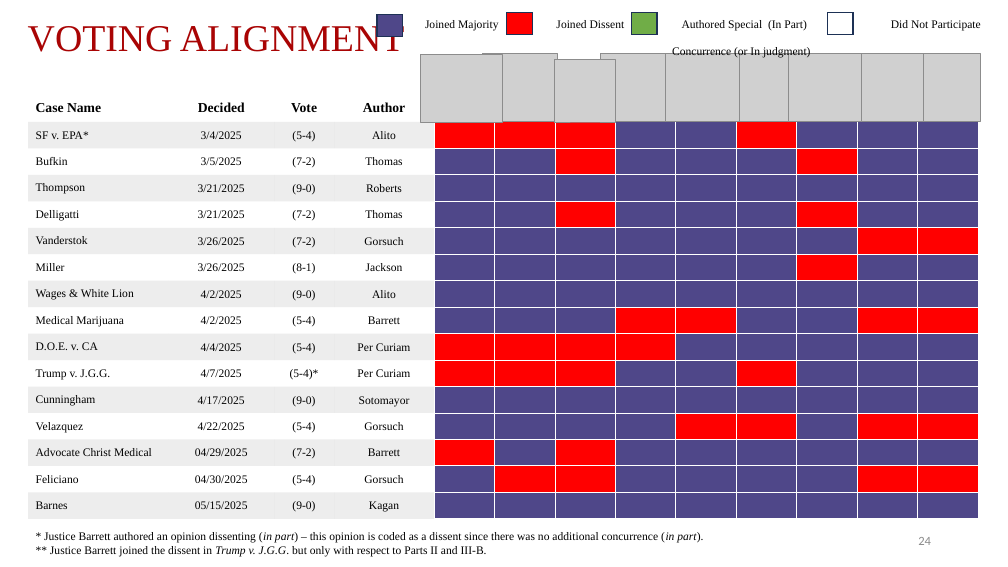
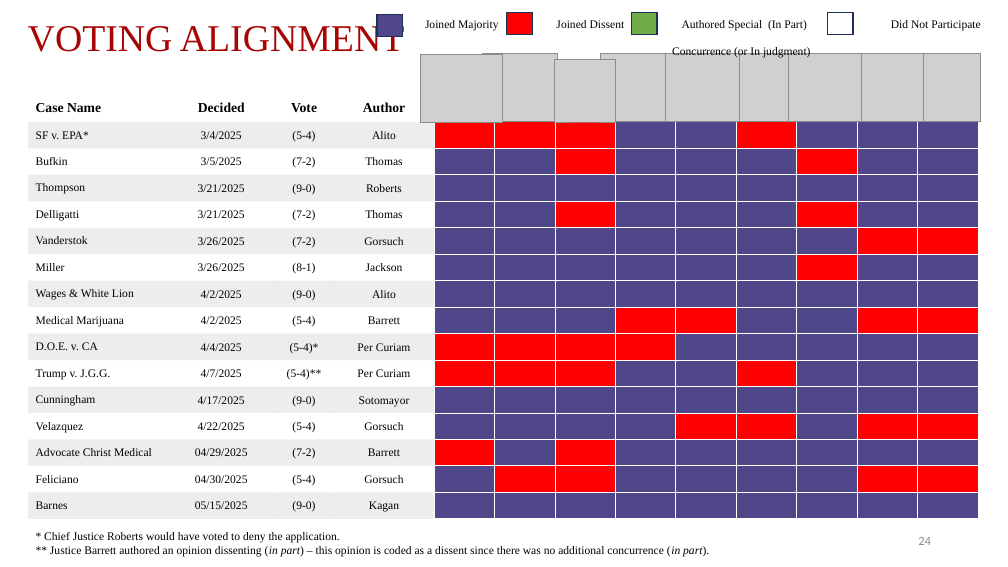
Before and after one commit to JakeTruscott/scotuswatch, a slide deck: slide 24 of Stat Reviews/OT24_StatReview/compilation/SCOTUSBlog/statpack_OT24.pptx. Drawn at 1008x567 pixels with LibreOffice and Linux fonts; fonts in the diff are those of the drawing; grey boxes stand for pictures. Boxes give left, top, right and bottom in pixels: in the first picture for what was removed or moved away, otherwise in the second. Text is boxed around its words. In the diff, an @@ line names an element or a change of style, - is before the commit and + after.

```diff
--- a/Stat Reviews/OT24_StatReview/compilation/SCOTUSBlog/statpack_OT24.pptx
+++ b/Stat Reviews/OT24_StatReview/compilation/SCOTUSBlog/statpack_OT24.pptx
@@ table at (28,93,979,519) @@
-row 10, column 3: (5-4)
+row 10, column 3: (5-4)*
-row 11, column 3: (5-4)*
+row 11, column 3: (5-4)**
@@ text at (44,532,709,557): text changed @@
-* Justice Barrett authored an opinion dissenting (in part) – this opinion is coded as a dissent since there was no additional concurrence (in part).
-** Justice Barrett joined the dissent in Trump v. J.G.G. but only with respect to Parts II and III-B.
+* Chief Justice Roberts would have voted to deny the application.
+** Justice Barrett authored an opinion dissenting (in part) – this opinion is coded as a dissent since there was no additional concurrence (in part).
```
Also in this commit, not shown: 5 other slides changed, 12 other files.
